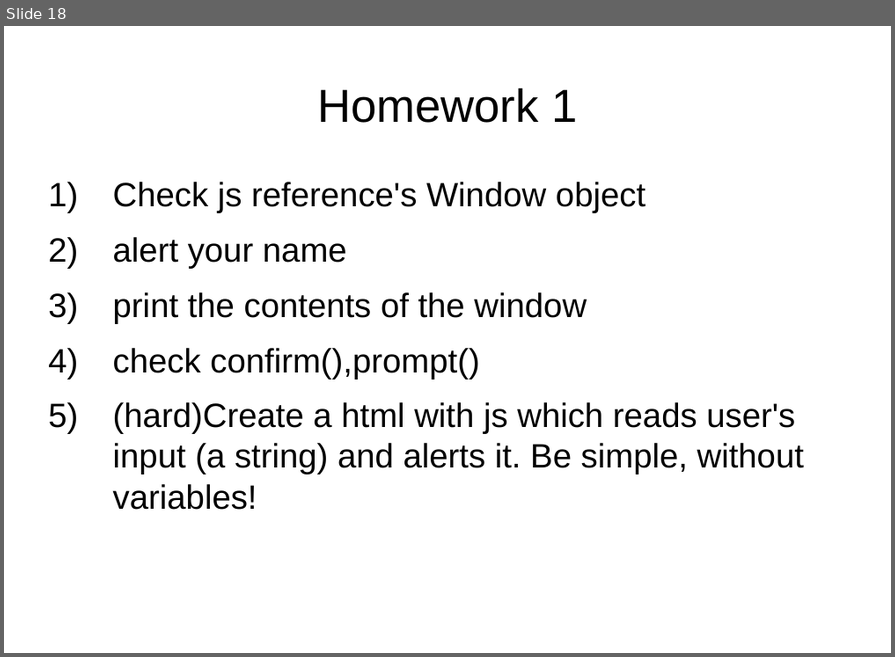
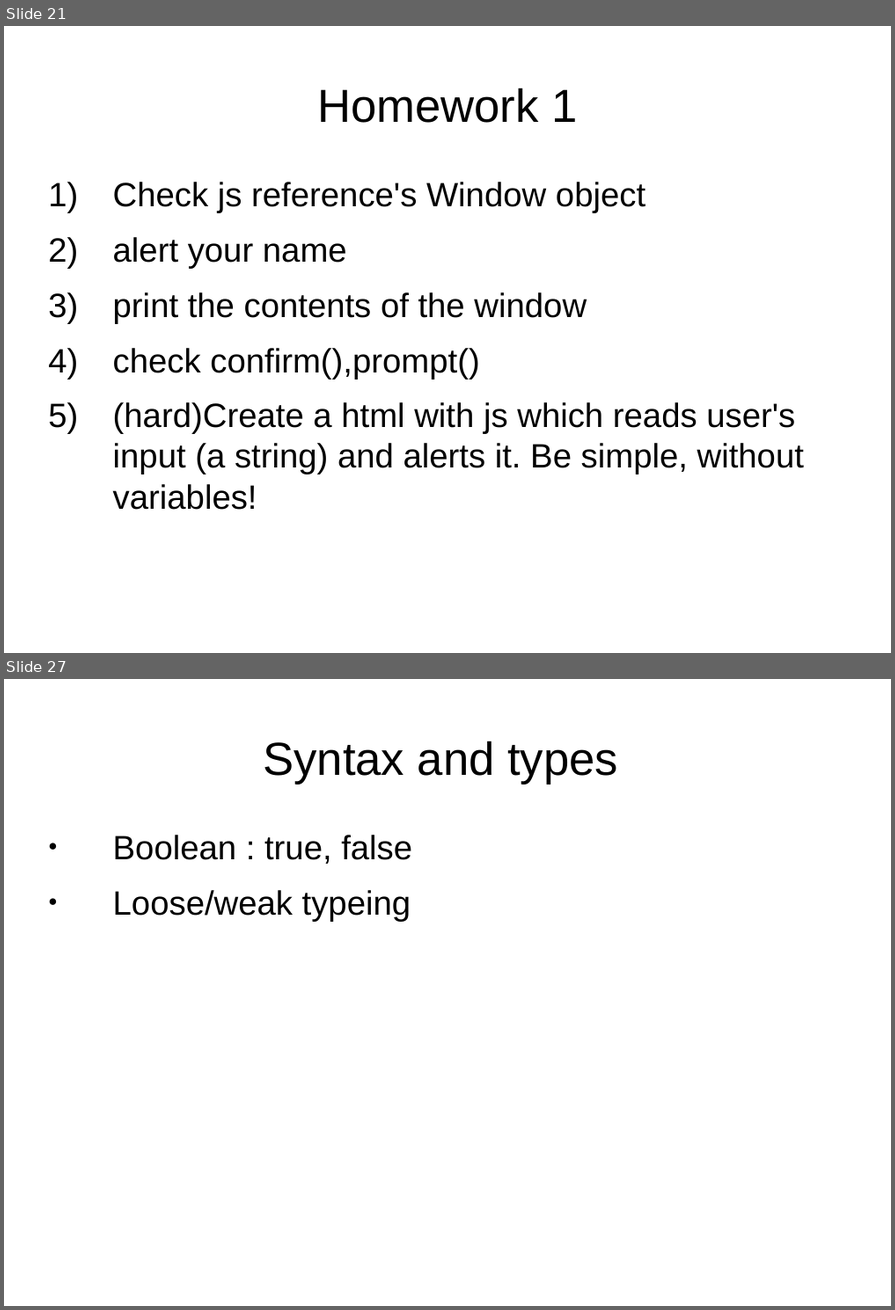
Before and after one commit to peterborkuti/other, a slide deck: JavaScriptBasics/jsbasics-slide.odp. Shown one above the other, each under a label of ours: slide 18 before the commit, slides 21 and 27 after it; the slides between them are not shown. The pictures are 895x657 and 895x1310 pixels, drawn with LibreOffice and Linux fonts; fonts in the diff are those of the drawing. Boxes give left, top, right and bottom in pixels: in the first picture for what was removed or moved away, otherwise in the second. Text is boxed around its words. In the diff, an @@ line names an element or a change of style, - is before the commit and + after.

```diff
--- a/JavaScriptBasics/jsbasics-slide.odp
+++ b/JavaScriptBasics/jsbasics-slide.odp
@@ slide 27 added at <box>4,679,891,1306</box>, background #FFFFFF @@
@@ title added at <box>263,741,618,784</box>, 44 pt, text #000000 @@
+Syntax and types
@@ text added at <box>113,835,412,921</box>, 32 pt, text #000000 @@
+● Boolean : true, false
+● Loose/weak typeing
@@ what was slide 18 is now slide 21 @@
```
Also in this commit, not shown: 3 slides changed, 9 other slides added, 1 other file.
